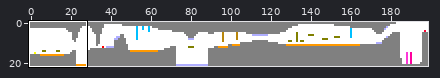
One commit to this sprite sheet: maps/map_3.png. The picture above shows the old version from afar; the outline marks the close-up.
Close-up. The starting point:
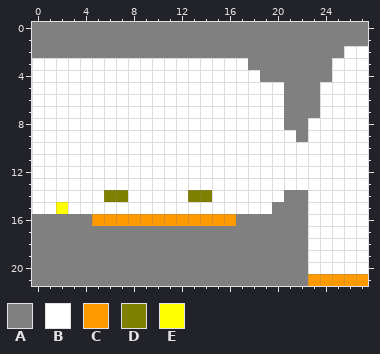
The file is 199x22 pixels. Shown: x 0..27, y 0..21. The commit also changed other parts of the picture, which this record leaves out.
Palette (. is transparent): A #808080  B #ffffff  C #ff9900  D #808000  E #ffff00
Pixels before, first column x 0:
 0 AAAAAAAAAAAAAAAAAAAAAAAAAAAA
 1 AAAAAAAAAAAAAAAAAAAAAAAAAAAA
 2 AAAAAAAAAAAAAAAAAAAAAAAAAABB
 3 BBBBBBBBBBBBBBBBBBAAAAAAABBB
 4 BBBBBBBBBBBBBBBBBBBAAAAAABBB
 5 BBBBBBBBBBBBBBBBBBBBBAAABBBB
 6 BBBBBBBBBBBBBBBBBBBBBAAABBBB
 7 BBBBBBBBBBBBBBBBBBBBBAAABBBB
 8 BBBBBBBBBBBBBBBBBBBBBAABBBBB
 9 BBBBBBBBBBBBBBBBBBBBBBABBBBB
10 BBBBBBBBBBBBBBBBBBBBBBBBBBBB
11 BBBBBBBBBBBBBBBBBBBBBBBBBBBB
12 BBBBBBBBBBBBBBBBBBBBBBBBBBBB
13 BBBBBBBBBBBBBBBBBBBBBBBBBBBB
14 BBBBBBDDBBBBBDDBBBBBBAABBBBB
15 BBEBBBBBBBBBBBBBBBBBAAABBBBB
16 AAAAACCCCCCCCCCCCAAAAAABBBBB
17 AAAAAAAAAAAAAAAAAAAAAAABBBBB
18 AAAAAAAAAAAAAAAAAAAAAAABBBBB
19 AAAAAAAAAAAAAAAAAAAAAAABBBBB
20 AAAAAAAAAAAAAAAAAAAAAAABBBBB
21 AAAAAAAAAAAAAAAAAAAAAAACCCCC
After:
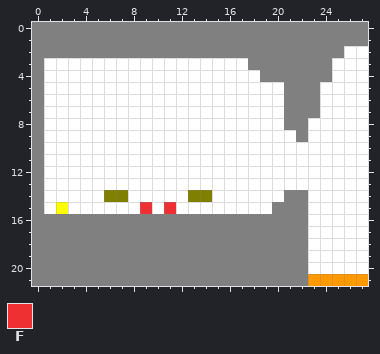
Colours new in this view: F #ef3033
Change:
Changed rows in their new state; - is an unchanged pixel.
first column x 0:
 3 A----------------
 4 A----------------
 5 A----------------
 6 A----------------
 7 A----------------
 8 A----------------
 9 A----------------
10 A----------------
11 A----------------
12 A----------------
13 A----------------
14 A----------------
15 A--------F-F-----
16 -----AAAAAAAAAAAA
Where, in picture pixels (left, top, right, bottom), the same in both close-ups:
changed: (32, 58, 236, 226)
